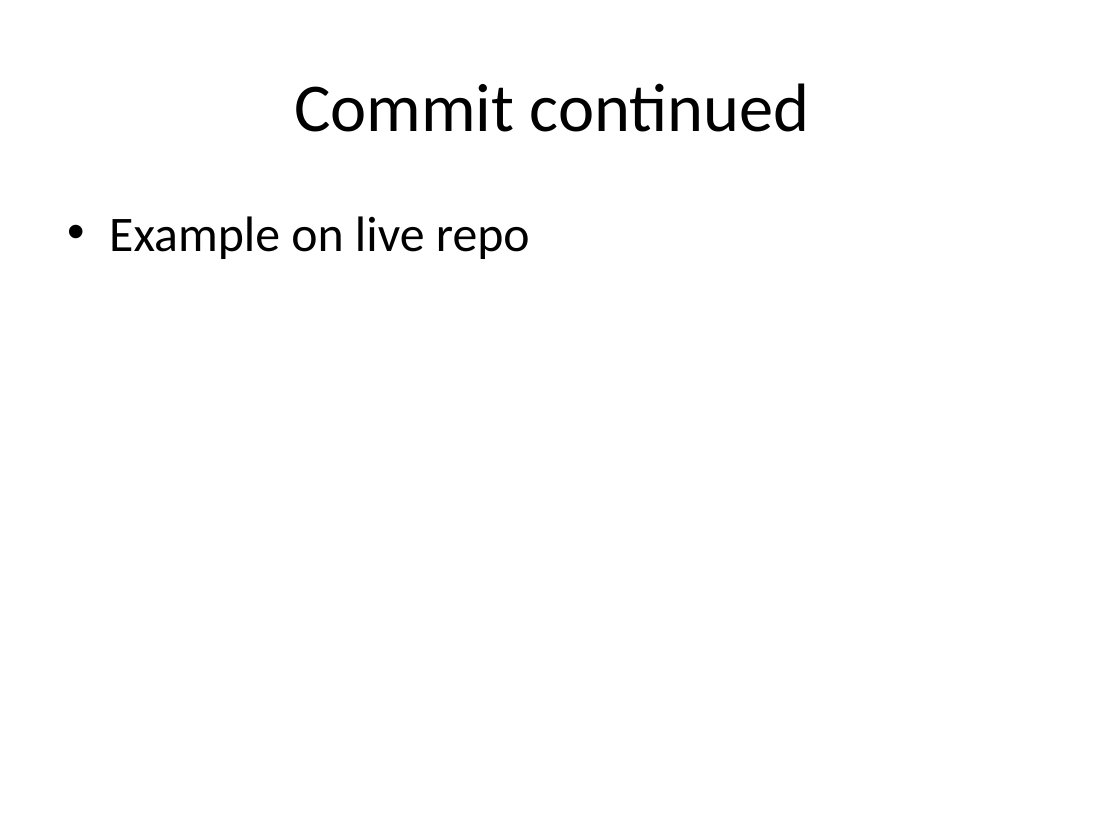
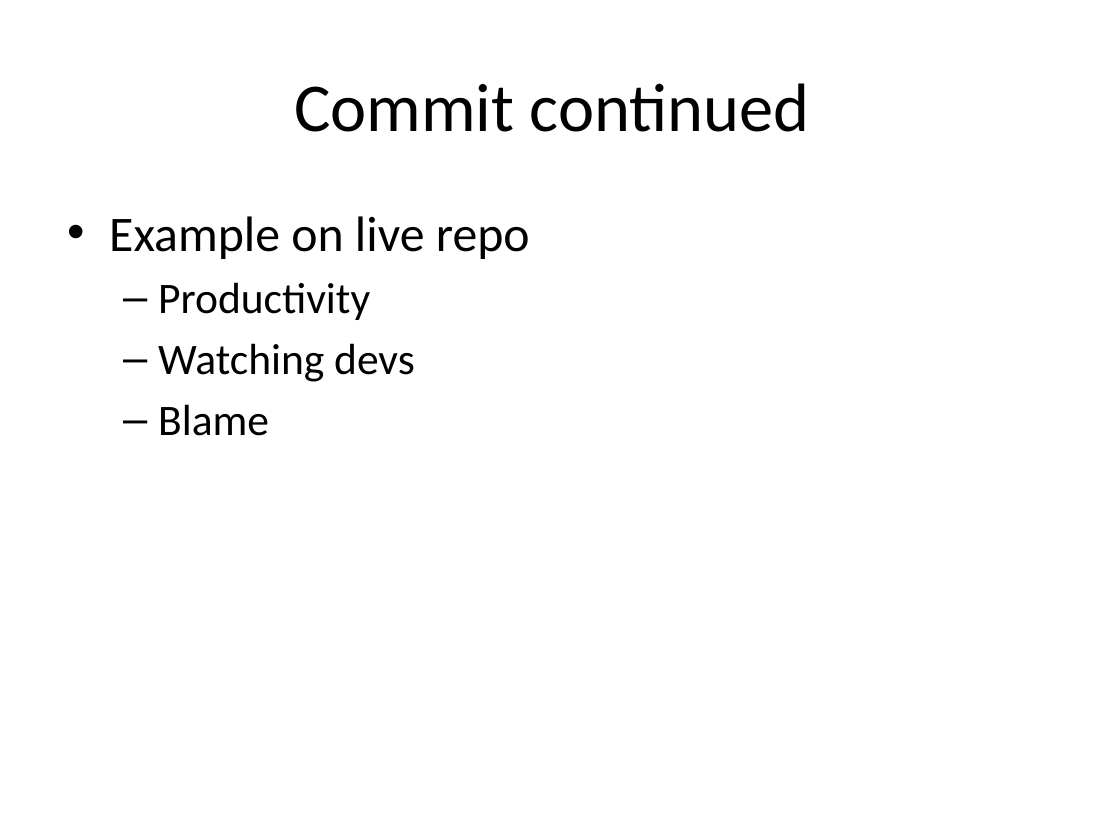
Before and after one commit to jtian1167/SLP-demo, a slide deck: slide 13 of SLP github.pptx (slide 14 before the commit). Drawn at 1120x840 pixels with LibreOffice and Linux fonts; fonts in the diff are those of the drawing. Boxes give left, top, right and bottom in pixels: in the first picture for what was removed or moved away, otherwise in the second. Text is boxed around its words. In the diff, an @@ line names an element or a change of style, - is before the commit and + after.

```diff
--- a/SLP github.pptx
+++ b/SLP github.pptx
@@ text at (x1=158, y1=282, x2=415, y2=436): paragraphs added @@
+  – Productivity
+  – Watching devs
+  – Blame
```
Also in this commit, not shown: 6 other slides changed, 2 slides added, 1 slide removed.
